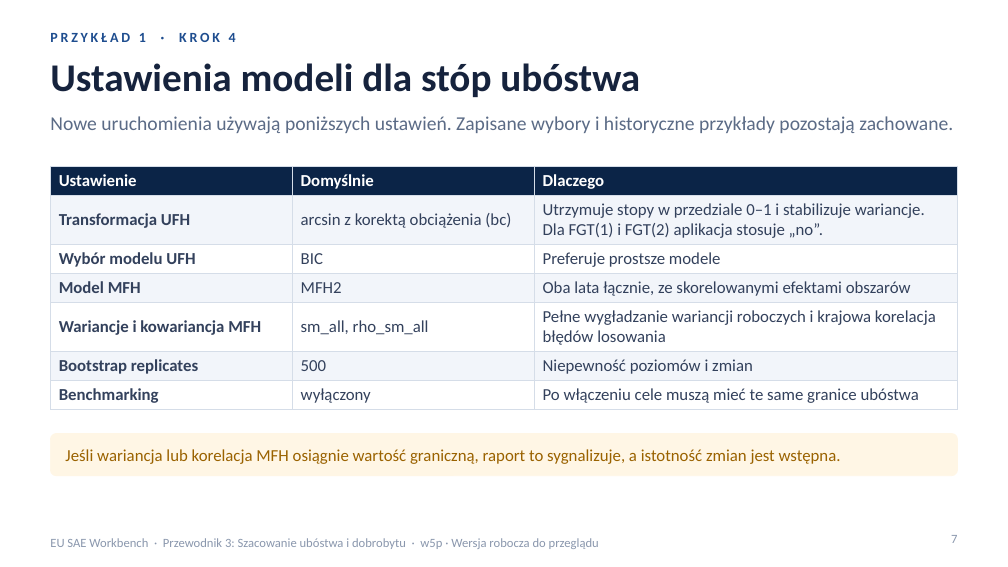
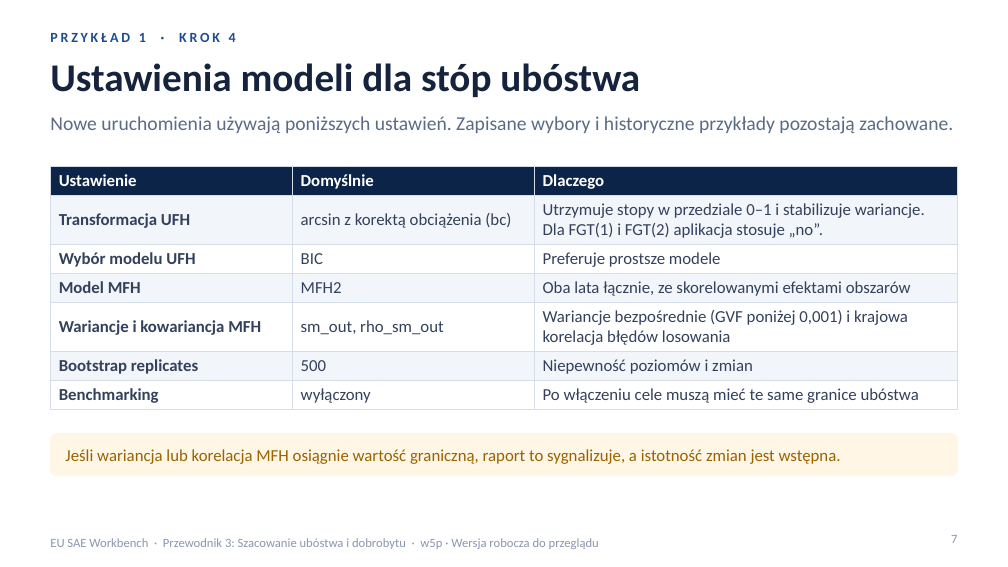
Before and after one commit to Noboyoshida227/eu-sae-application, a slide deck: slide 7 of docs/instructions/Polish/EU_SAE_Workbench_Guide_3_Estimating_Poverty_and_Welfare_PL.pptx. Drawn at 1008x567 pixels with LibreOffice and Linux fonts; fonts in the diff are those of the drawing. Boxes give left, top, right and bottom in pixels: in the first picture for what was removed or moved away, otherwise in the second. Text is boxed around its words. In the diff, an @@ line names an element or a change of style, - is before the commit and + after.

```diff
--- a/docs/instructions/Polish/EU_SAE_Workbench_Guide_3_Estimating_Poverty_and_Welfare_PL.pptx
+++ b/docs/instructions/Polish/EU_SAE_Workbench_Guide_3_Estimating_Poverty_and_Welfare_PL.pptx
@@ table at [50,166,958,407] @@
-row 5, column 2: sm_all, rho_sm_all
+row 5, column 2: sm_out, rho_sm_out
-row 5, column 3: Pełne wygładzanie wariancji roboczych i krajowa korelacja błędów losowania
+row 5, column 3: Wariancje bezpośrednie (GVF poniżej 0,001) i krajowa korelacja błędów losowania
```
Also in this commit, not shown: 3 other slides changed, 32 other files.
